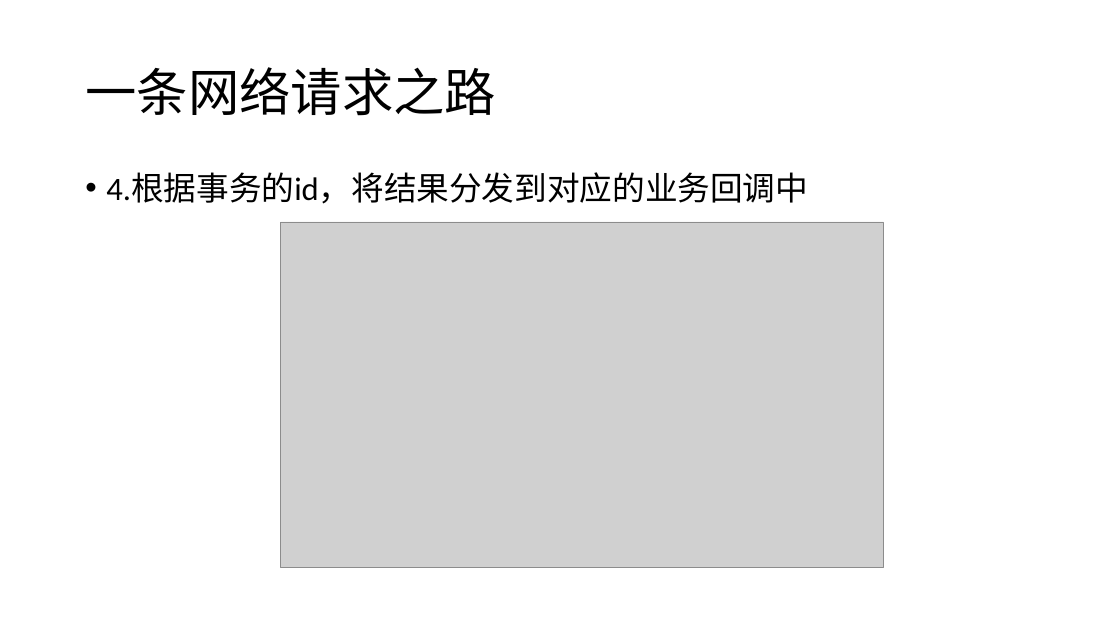
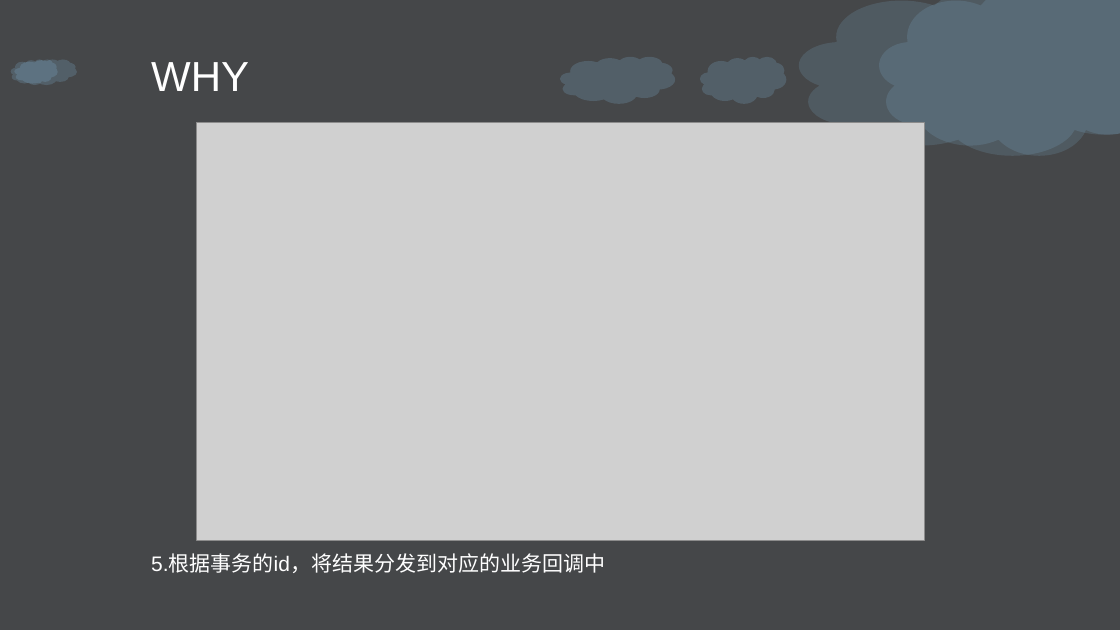
Before and after one commit to daisongsong1991/ppt, a slide deck: slide 7 of net_ppt.pptx. Drawn at 1120x630 pixels with LibreOffice and Linux fonts; fonts in the diff are those of the drawing; grey boxes stand for pictures; background and template pictures are left out. Boxes give left, top, right and bottom in pixels: in the first picture for what was removed or moved away, otherwise in the second. Text is boxed around its words. In the diff, an @@ line names an element or a change of style, - is before the commit and + after.

```diff
--- a/net_ppt.pptx
+++ b/net_ppt.pptx
@@ background #FFFFFF to picture (left out) @@
@@ freeform shape added at (x1=799, y1=0, x2=1120, y2=156), fill #8EC9EE at 15% opacity @@
@@ freeform shape added at (x1=880, y1=0, x2=1120, y2=156), fill #8EC9EE at 15% opacity @@
@@ cloud added at (x1=560, y1=56, x2=676, y2=103), fill #8EC9EE at 19% opacity @@
@@ cloud added at (x1=700, y1=56, x2=786, y2=103), fill #8EC9EE at 19% opacity @@
@@ cloud added at (x1=11, y1=60, x2=58, y2=85), fill #8EC9EE at 19% opacity @@
@@ cloud added at (x1=14, y1=60, x2=77, y2=85), fill #8EC9EE at 19% opacity @@
@@ title removed at (x1=85, y1=67, x2=496, y2=116) @@
-一条网络请求之路
@@ text added at (x1=151, y1=62, x2=249, y2=91), 36 pt, text #FFFFFF @@
+WHY
@@ picture resized from (x1=281, y1=222, x2=883, y2=567) to (x1=197, y1=123, x2=924, y2=540) @@
@@ text at (x1=151, y1=555, x2=605, y2=573): text changed; size 28 to 18 pt; font Calibri to Arial; text colour #000000 to #FFFFFF @@
-• 4.根据事务的id，将结果分发到对应的业务回调中
+5.根据事务的id，将结果分发到对应的业务回调中
```
Also in this commit, not shown: 9 other slides changed, 14 slides added, 13 slides removed, 1 other file.
